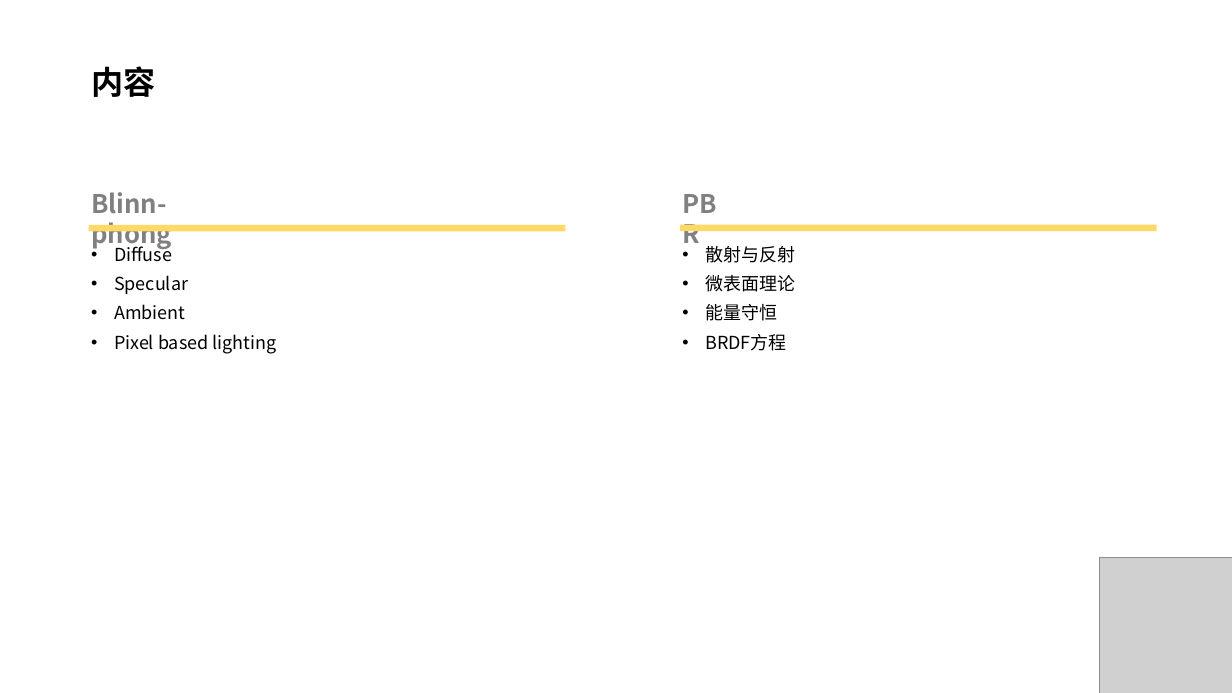
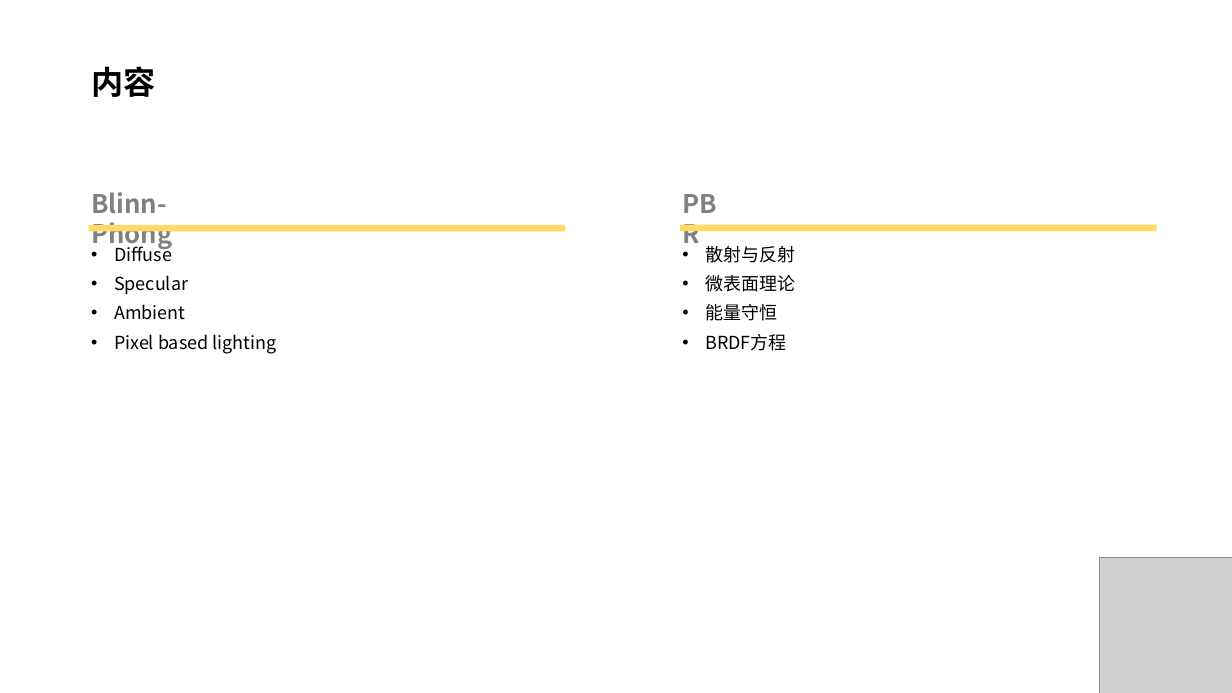
Before and after one commit to doomlover/KSGameEngineTutorials, a slide deck: slide 3 of PPTs/07.表面着色技术.pptx. Drawn at 1232x693 pixels with LibreOffice and Linux fonts; fonts in the diff are those of the drawing; grey boxes stand for pictures. Boxes give left, top, right and bottom in pixels: in the first picture for what was removed or moved away, otherwise in the second. Text is boxed around its words. In the diff, an @@ line names an element or a change of style, - is before the commit and + after.

```diff
--- a/PPTs/07.表面着色技术.pptx
+++ b/PPTs/07.表面着色技术.pptx
@@ text at [91, 192, 172, 250]: text changed @@
-Blinn-phong
+Blinn-Phong
```
Also in this commit, not shown: 7 other slides changed, 5 slides added, 1 slide removed.
